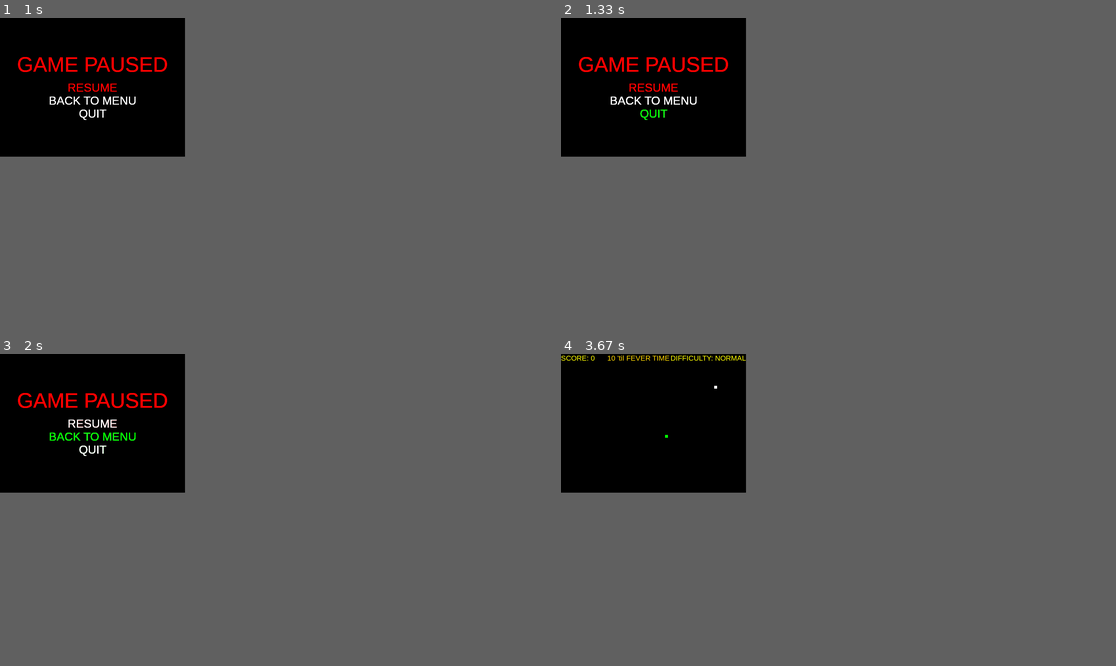
Above: before the commit, frames 1-4 (two rows, left to right).
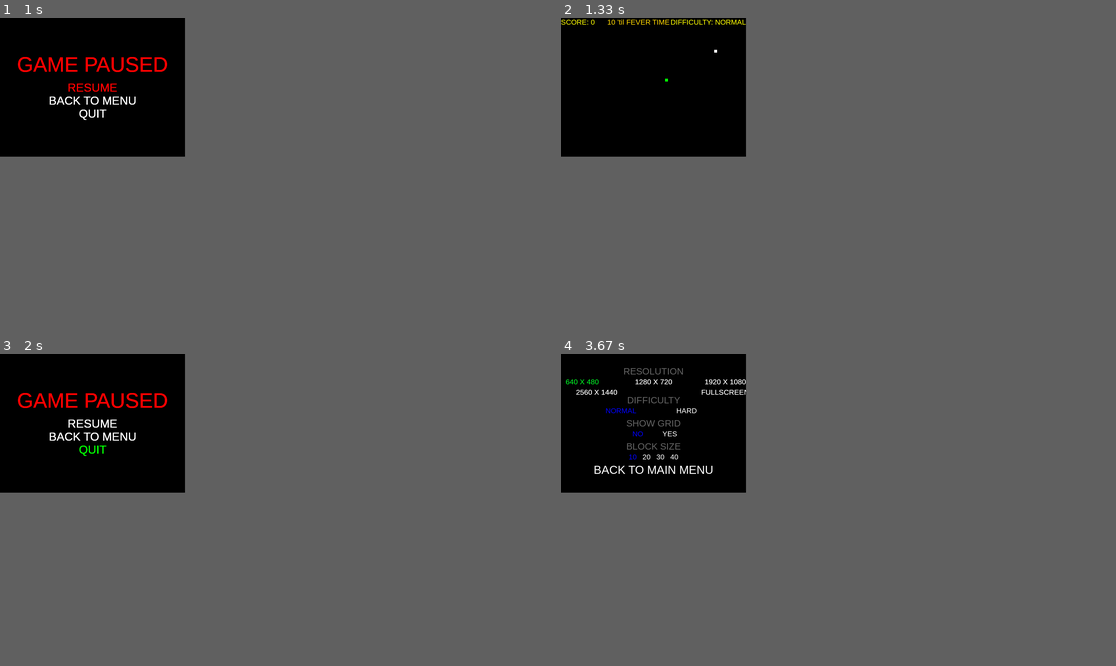
Above: after the commit, the same moments.

Repository: yoonyLim/Pygame_SnakeGame
Game: pygame game, started from snake_game.py
Two runs of this game, one before a commit and one after it. Both use one fixed random seed, a clock stepped at 60 frames per second and the inputs below.
Inputs (mouse positions are in pixels of both pictures, inside the frame that each line leads up to):
- Up to frame 1 (1 s): click "PLAY" at 0.38 s; hold Tab from 0.67 s (still down); hold Up from 0.67 s (still down); move the mouse to (83, 92) at 0.7 s
- Up to frame 2 (1.33 s): release Tab at 1.13 s; release Up at 1.13 s; hold Tab from 1.17 s (still down); hold Up from 1.17 s (still down)
- Up to frame 3 (2 s): release Tab at 1.63 s; release Up at 1.63 s; hold Tab from 1.67 s (still down); hold Up from 1.67 s (still down); move the mouse to (49, 425) at 1.7 s
- Up to frame 4 (3.67 s): release Tab at 2.13 s; release Up at 2.13 s; hold Up 2.17-2.63 s; tap Enter at 2.67, 3.33 s; hold Down 3-3.3 s

Frame 1 is identical in both runs. In frame 2, 1.0% of the frame differs, in the area x 0-34%, y 0-33%; in frame 3, 0.3%; in frame 4, 1.0%, in the area x 0-34%, y 0-39%.

Commit message:
fix: bomb pos fix

Diff:
--- a/content/scenes/games/hard_game.py
+++ b/content/scenes/games/hard_game.py
@@ -18,6 +18,12 @@
 bomb_y = getRandomInt(0, gs.SCREEN_HEIGHT - gs.GRID_SIZE)
 bomb_timer = 0
 shouldGetNewBomb = True
+
+def resetBombPos():
+    global bomb_x, bomb_y
+
+    bomb_x = getRandomInt(0, gs.SCREEN_WIDTH - gs.GRID_SIZE)
+    bomb_y = getRandomInt(0, gs.SCREEN_HEIGHT - gs.GRID_SIZE)
 
 def getNewBomb(snake_x: int, snake_y: int, food_list: list[list[int, int]]):
     global bomb_x, bomb_y, shouldGetNewBomb
--- a/content/scenes/options_screen.py
+++ b/content/scenes/options_screen.py
@@ -14,7 +14,8 @@
     elif option == 3:
         tools.setScreen(2560, 1440)
     else:
-        tools.setScreen(pg.display.set_mode().get_size()[0], pg.display.set_mode().get_size()[1])
+        gs.SCREEN_WIDTH, gs.SCREEN_HEIGHT = pg.display.set_mode().get_size()[0], pg.display.set_mode().get_size()[1]
+        pg.display.set_mode((0, 0), pg.FULLSCREEN)
 
 def updateGridSize(option: int):
     if option == 0:
--- a/content/scenes/play_screen.py
+++ b/content/scenes/play_screen.py
@@ -87,6 +87,7 @@
     global x, y, x_change, y_change, snake_list, snake_length, food_x, food_y, food_list, timer, score, isFeverTime, numFoodUntilFeverTime, numBonusFood, bomb_x, bomb_y
 
     if gs.FIRST_GAME_LOOP:
+        hard.resetBombPos()
         resetGame()
         gs.FIRST_GAME_LOOP = False
 
@@ -103,9 +104,8 @@
 
         for event in pg.event.get():
             if event.type == pg.KEYDOWN:
-                if event.key == pg.K_ESCAPE:
-                    pg.quit()
-                    quit()
+                if event.key == pg.K_ESCAPE or event.key == pg.K_TAB:
+                    gs.GAME_PAUSED = False
                 elif event.key == pg.K_DOWN or event.key == pg.K_s:
                     gs.PAUSE_CURRENT_OPTION_INDEX = (gs.PAUSE_CURRENT_OPTION_INDEX + 1) % len(LIST_BTNS)
                 elif event.key == pg.K_UP or event.key == pg.K_w:
